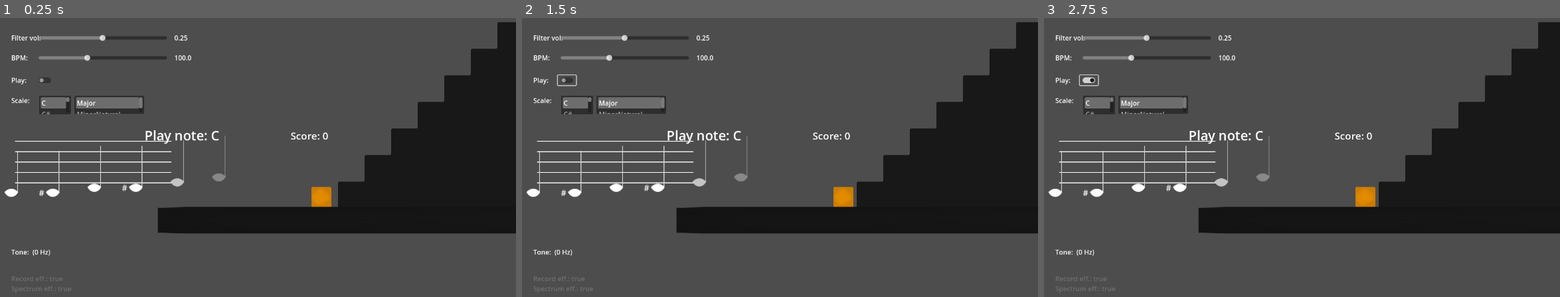
Above: before the commit, frames 1-3 (left to right).
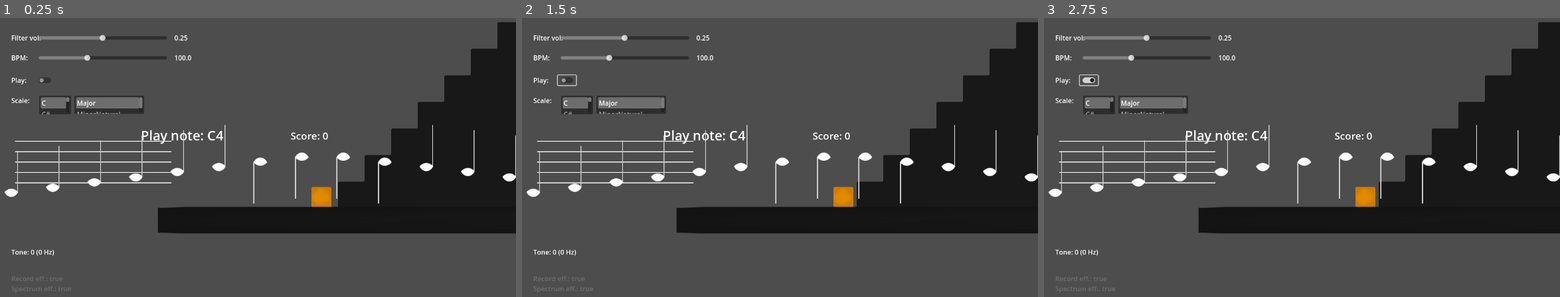
Above: after the commit, the same moments.

Repository: jw-xplore/TunnerScalePrototype
Game: Godot game, scene res://Game/Levels/TestLevel.tscn
Same seed, same stepped clock (60 frames per second), same inputs: the game is played once before the commit and once after it.
Inputs (mouse positions are in pixels of both pictures, inside the frame that each line leads up to):
- Up to frame 1 (0.25 s): no input
- Up to frame 2 (1.5 s): click (568, 79) at 0.5 s; click (568, 79) at 1.25 s
- Up to frame 3 (2.75 s): click (1090, 79) at 2 s

The runs differ from the first frame. In frame 1, 1.7% of the frame differs, in the area x 5-100%, y 38-86%; in frame 2, 1.7%; in frame 3, 1.7%.

Commit message:
Added: Octave recognition for tones and sheets renderer, Tweaked: tone recognition algorithm

Diff:
--- a/Game/Levels/TestLevel.tscn
+++ b/Game/Levels/TestLevel.tscn
@@ -12,13 +12,14 @@
 
 [sub_resource type="AudioStreamMicrophone" id="AudioStreamMicrophone_c4aws"]
 
-[node name="Level" type="Node2D" node_paths=PackedStringArray("metro", "tone_recognition", "character", "scaleManager", "lbl_current_tone", "lbl_score", "slider_bpm", "lbl_bpm", "itemlist_scale_key", "itemlist_scale_type")]
+[node name="Level" type="Node2D" node_paths=PackedStringArray("metro", "tone_recognition", "character", "scaleManager", "sheet_renderer", "lbl_current_tone", "lbl_score", "slider_bpm", "lbl_bpm", "itemlist_scale_key", "itemlist_scale_type")]
 script = ExtResource("1_1yube")
 tones = Array[String](["C", "D", "E", "F", "G", "A", "B", "C", "C", "B", "A", "G", "F", "E", "D", "C"])
 metro = NodePath("Metronome")
 tone_recognition = NodePath("ToneRecognition")
 character = NodePath("GameScene/Character")
 scaleManager = NodePath("ScalesManager")
+sheet_renderer = NodePath("NoteUI/SheetRenderer")
 lbl_current_tone = NodePath("NoteUI/ProgressionUI/LblToneToHit")
 lbl_score = NodePath("NoteUI/ProgressionUI/LblToneScore")
 slider_bpm = NodePath("NoteUI/SettingsUI/BPMSettings/BPMSlider")
@@ -265,7 +266,6 @@
 offset_top = 320.0
 offset_right = 64.0
 offset_bottom = 320.0
-fade_size = null
 
 [node name="Metronome" type="AudioStreamPlayer" parent="."]
 stream = ExtResource("2_l3ppg")
--- a/Game/Levels/ToneGame.gd
+++ b/Game/Levels/ToneGame.gd
@@ -9,6 +9,7 @@
 @export var tone_recognition: ToneRecognition
 @export var character: Character
 @export var scaleManager: ScalesManager
+@export var sheet_renderer: SheetRenderer
 
 # UI
 @export var lbl_current_tone: Label
@@ -51,6 +52,7 @@
 		itemlist_scale_type.add_item(type)
 
 	itemlist_scale_type.select(0)
+	_on_scale_key_list_item_selected(0)
 
 func _process(delta: float) -> void:
 	if running == false:
@@ -73,8 +75,10 @@
 func tone_progress(delta: float):
 	if bpm_time_count < bpm_time:
 		# Check note was hit within current beat
+		var cur_note = tone_recognition.current_note + str(tone_recognition.current_octave)
+
 		if (last_note_hit + 1) == current_pos and \
-		tone_recognition.current_note == tones[current_pos]:
+		cur_note == tones[current_pos]:
 			last_note_hit += 1
 			on_scale_progress.emit()
 
@@ -137,6 +141,7 @@
 	reversed.append_array(tones)
 	reversed.reverse()
 	tones.append_array(reversed)
+	sheet_renderer.create_sequece(tones)
 	print("Current scale: " + str(tones))
 
 func _on_scale_type_list_item_selected(index: int) -> void:
@@ -147,4 +152,5 @@
 	reversed.append_array(tones)
 	reversed.reverse()
 	tones.append_array(reversed)
+	sheet_renderer.create_sequece(tones)
 	print("Current scale: " + str(tones))
--- a/Game/Scenes/Sheets/SheetNoteQuarter.tscn
+++ b/Game/Scenes/Sheets/SheetNoteQuarter.tscn
@@ -17,6 +17,7 @@
 
 [node name="Leg" type="TextureRect" parent="NoteParts"]
 modulate = Color(0.827451, 0.827451, 0.827451, 1)
+layout_mode = 0
 offset_left = 28.0
 offset_top = -202.0
 offset_right = 38.0
--- a/Game/Scripts/ScalesManager.gd
+++ b/Game/Scripts/ScalesManager.gd
@@ -3,6 +3,7 @@
 
 # Tones and scales
 const NOTES_COUNT = 12
+const INITIAL_OCTAVE = 4
 var note_names = ['C', 'C#', 'D', 'D#', 'E', 'F', 'F#', 'G', 'G#', 'A', 'A#', 'B']
 
 enum ENotes { C, Cs, D, Ds, E, F, Fs, G, Gs, A, As, B }
@@ -17,12 +18,17 @@
 func generate_scale(key: String, type: EScaleTypes) -> Array[String]:
 	var notes: Array[String] = []
 	var keyPos = note_names.find(key)
-	notes.append(note_names[keyPos])
+	var offset = keyPos
+	var octave = INITIAL_OCTAVE
+
+	notes.append(note_names[keyPos] + str(octave))
 
 	for i in scales[type]:
 		keyPos = (keyPos + i) % NOTES_COUNT
+		offset += i
 		var note = note_names[keyPos]
-		notes.append(note)
+		octave = INITIAL_OCTAVE + floor(offset / NOTES_COUNT)
+		notes.append(note + str(octave))
 
 	print("Notes: " + str(notes))
 	return notes
--- a/Game/Scripts/SheetRenderer.gd
+++ b/Game/Scripts/SheetRenderer.gd
@@ -1,5 +1,6 @@
 @tool
 extends Control
+class_name SheetRenderer
 
 @export_group("Properties")
 @export var line_space: float = 25
@@ -14,7 +15,8 @@
 @export var notes_holder: Control
 
 var note_names = ['C', 'D', 'E', 'F', 'G', 'A', 'B']
-var lowest_position_treble = 10
+var lowest_position_treble_c4 = 10
+const OCTAVE_DISTANCE = 7
 var half_step = line_space * 0.5
 var note_distance = 100
 
@@ -26,26 +28,23 @@
 
 		line.position = Vector2(0, i * line_space)
 
-	# Test notes
-	create_note('C')
-	create_note('C#')
-	create_note('D')
-	create_note('D#')
-	create_note('E')
-	create_note('F')
-	create_note('F#')
-	create_note('G')
-	create_note('G#')
-	create_note('A')
-	create_note('A#')
-	create_note('B')
 
 func _process(delta: float) -> void:
 	# Process note visibility
 	for note in notes_holder.get_children():
-		note_visibility(note)
+		#note_visibility(note)
+		pass
 
-func create_note(note: String):
+func create_sequece(notes: Array[String]):
+	clear_sheet()
+
+	for note in notes:
+		if note.length() == 2:
+			create_note(note[0], int(note[1]))
+		elif note.length() == 3: # Sharps
+			create_note(note.substr(0, 2), int(note[2]))
+
+func create_note(note: String, octave: int):
 	var pos = note_names.find(note[0])
 	if pos == -1:
 		return
@@ -56,10 +55,12 @@
 
 	# Position and scale
 	var x = note_distance * (notes_holder.get_child_count() - 1)
-	var y = lowest_position_treble * half_step - pos * half_step
+	var octave_position = (octave - 4) * half_step * OCTAVE_DISTANCE
+	var y = lowest_position_treble_c4 * half_step - pos * half_step - octave_position
 	note_obj.position = Vector2(x, y)
 
-	if pos > lowest_position_treble / 2:
+	# Negative scale to rotate note
+	if y < half_step * 5:
 		note_obj.get_node("NoteParts").scale = -note_obj.get_node("NoteParts").scale
 
 	# Sharp
@@ -68,6 +69,11 @@
 	else:
 		note_obj.get_node("Sharp").visible = false
 
+func clear_sheet():
+	for note in notes_holder.get_children():
+		notes_holder.remove_child(note)
+		note.queue_free()
+
 func note_visibility(note: Control):
 	if note.position.x > fade_size:
 		note.modulate.a = (fade_size - (note.position.x - fade_size)) / fade_size
--- a/Game/Scripts/ToneRecognition.gd
+++ b/Game/Scripts/ToneRecognition.gd
@@ -5,15 +5,18 @@
 
 # Spectrum analyzer
 var spectrum: AudioEffectSpectrumAnalyzerInstance
-const VU_COUNT = 2048
-const FREQ_MAX = 2000.0
+const VU_COUNT = 2200
+const FREQ_MAX = 2200
 const MIN_DB = 60
+const C2_MIDI_POS = 36 # Corresponding to 'var fqToMidi = round(69 + 12 * fq)', C7 (highest) = 96
+const LOWEST_OCTAVE = 2
 
 @export_range(0.0, 0.5) var ignore_tone_below_volume = 0.25
 
 var note_names = ['C', 'C#', 'D', 'D#', 'E', 'F', 'F#', 'G', 'G#', 'A', 'A#', 'B']
 var current_note = note_names[0]
 var current_fq = 0
+var current_octave: int = 0
 
 var permissions
 
@@ -47,7 +50,7 @@
 func _process(delta: float) -> void:
 	processSound()
 	# UI
-	lbl_tone.text = "Tone: " + current_note + " (" + str(current_fq) + " Hz)"
+	lbl_tone.text = "Tone: " + current_note + str(current_octave) + " (" + str(current_fq) + " Hz)"
 	lbl_record_exist.text = "Record eff.: " + str(effect != null)
 	lbl_spectrum_exist.text = "Spectrum eff.: " + str(spectrum != null)
 
@@ -77,13 +80,17 @@
 			largestRange = energy
 			largestRangeFq = hz
 
+	var ac = autocorrelation(energies)
+	playedNote(ac)
 
+	"""
 	if valumeOfLargestRange >= ignore_tone_below_volume:
 		#print("loudest: " + str(valumeOfLargestRange) + " DB")
 		playedNote(largestRangeFq)
 	else:
 		#print("ignore input")
 		pass
+	"""
 
 func playedNote(frequency) -> void:
 	if frequency <= 0:
@@ -91,10 +98,26 @@
 
 	var fq = log(frequency / 440.0) / log(2) # NOTE: Explore fq and fqToMidi formula
 	var fqToMidi = round(69 + 12 * fq)
+	var octave = floor((fqToMidi - C2_MIDI_POS) / 12) + LOWEST_OCTAVE
 
 	current_fq = frequency
 	current_note = note_names[int(fqToMidi) % 12]
+	current_octave = octave
 
+func autocorrelation(energies: Array):
+	#var correlations = []
+	var s = energies.size()
+	var largest_correlation = energies[0] * energies[0]
+	var lagest_pos = 0
+
+	for lag in range(1, s):
+		var cor = energies[lag] * energies[(lag * 2) % s]
+		if largest_correlation < cor:
+			largest_correlation = cor
+			lagest_pos = lag
+		#correlations.append(cor)
+
+	return lagest_pos
 
 func _on_vol_filter_slider_value_changed(value: float) -> void:
 	ignore_tone_below_volume = value
